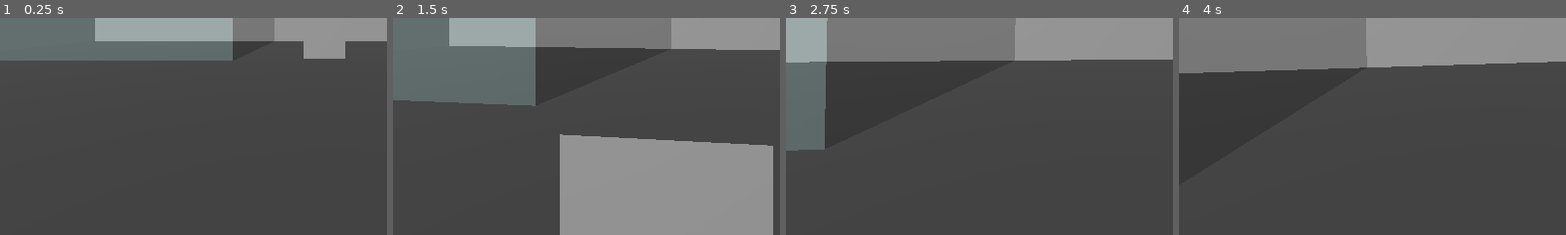
Above: before the commit, frames 1-4 (left to right).
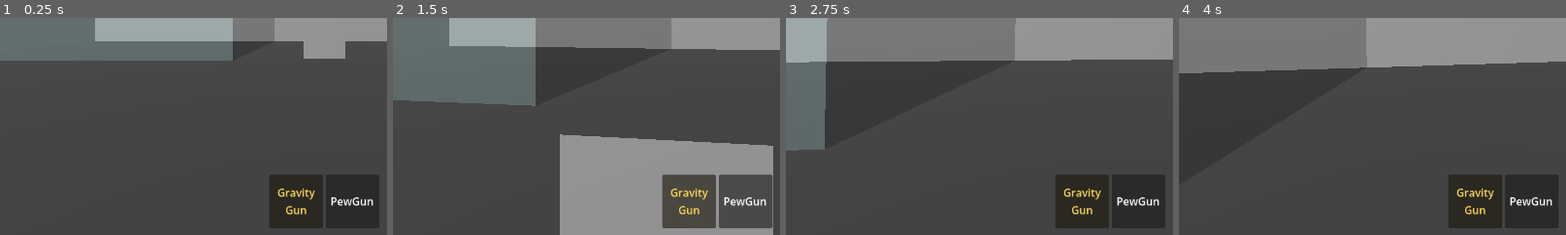
Above: after the commit, the same moments.

Repository: TheObtey/overhead-prototype
Game: Godot game, scene res://scenes/main/KorayTestRoom.tscn
The game is run twice, just before and just after one commit, with the same random seed, the same clock (stepped at 60 frames per second) and the same inputs.
Inputs (mouse positions are % of the whole screen's width and height, from its top left):
- Up to frame 1 (0.25 s): no input
- Up to frame 2 (1.5 s): move the mouse to (55, 50) at 0.52 s; hold W (move_forward) from 0.53 s (still down); tap E (interact) at 0.6 s; tap Space (jump) at 0.77 s; move the mouse to (45, 50) at 1.27 s; click (45, 50) at 1.35 s
- Up to frame 3 (2.75 s): keep holding W (move_forward); tap Space (jump) at 1.52 s; move the mouse to (52, 48) at 2.02 s; right-click (52, 48) at 2.1 s
- Up to frame 4 (4 s): keep holding W (move_forward); tap Enter at 2.75 s; move the mouse to (49, 52) at 2.77 s; tap E (interact) at 2.85 s; tap Space (jump) at 3.02, 3.77 s; move the mouse to (57, 51) at 3.52 s; click (57, 51) at 3.6 s
The pictures show only the part of the screen within x 8-58%, y 50-100%; the shares and areas given below are measured in that part.

The runs differ from the first frame. In frame 1, 6.7% of the frame differs, in the area x 69-98%, y 72-97%; in frame 2, 6.8%, in the area x 69-98%, y 71-97%; in frame 3, 6.7%; in frame 4, 6.7%.

Commit message:
[ADD] Hotbar to display inventory

Diff:
--- a/scenes/items/GravityGun.gd
+++ b/scenes/items/GravityGun.gd
@@ -3,6 +3,9 @@
 @export var iPickupDistance: float = 5.0
 
 var eHeldEntity: RigidBody3D
+
+func _ready() -> void:
+	sItemName = "Gravity Gun"
 
 func OnPrimaryAction() -> void:
 	if eHeldEntity:
--- a/scenes/player/PlayerBase.gd
+++ b/scenes/player/PlayerBase.gd
@@ -8,6 +8,7 @@
 @onready var oInteractComponent = $Components/InteractComponent
 @onready var oInventoryComponent = $Components/InventoryComponent
 @onready var oEquipmentComponent = $Components/EquipmentComponent
+@onready var oHotbarUI = $HotbarUI
 
 @export var oStarterItemScene: PackedScene
 
@@ -31,11 +32,13 @@
 	oInventoryComponent.AddItem(oGravityGun)
 	oEquipmentComponent.EquipItem(oGravityGun)
 
-	#if oStarterItemScene:
-		#var oStarterItem = oStarterItemScene.instantiate()
-		#add_child(oStarterItem)
-		#
-		#oInventoryComponent.AddItem(oStarterItem)
+	oHotbarUI.Setup(self, oInventoryComponent, oEquipmentComponent)
+
+	if oStarterItemScene:
+		var oStarterItem = oStarterItemScene.instantiate()
+		add_child(oStarterItem)
+
+		oInventoryComponent.AddItem(oStarterItem)
 		#oEquipmentComponent.EquipItem(oStarterItem)
 
 func _unhandled_input(oEvent: InputEvent) -> void:
--- a/scenes/player/PlayerBase.tscn
+++ b/scenes/player/PlayerBase.tscn
@@ -7,6 +7,8 @@
 [ext_resource type="Script" uid="uid://d0si14aljx0pv" path="res://scenes/player/components/InventoryComponent.gd" id="2_ab463"]
 [ext_resource type="Script" uid="uid://crt6tbji6aqyk" path="res://scenes/player/components/CameraComponent.gd" id="3_qeolr"]
 [ext_resource type="Script" uid="uid://d3f53tko8hfvb" path="res://scenes/player/components/EquipmentComponent.gd" id="6_5525k"]
+[ext_resource type="PackedScene" uid="uid://bva130iqyut2" path="res://scenes/ui/HotbarUI.tscn" id="8_qh3el"]
+[ext_resource type="PackedScene" uid="uid://kentnd7p8gla" path="res://scenes/ui/HotbarSlot.tscn" id="9_e2kkn"]
 
 [sub_resource type="CapsuleShape3D" id="CapsuleShape3D_qeolr"]
 
@@ -63,3 +65,6 @@
 theme_override_font_sizes/font_size = 48
 horizontal_alignment = 1
 vertical_alignment = 1
+
+[node name="HotbarUI" parent="." unique_id=836705610 instance=ExtResource("8_qh3el")]
+oHotbarSlotScene = ExtResource("9_e2kkn")
--- a/scenes/player/components/EquipmentComponent.gd
+++ b/scenes/player/components/EquipmentComponent.gd
@@ -1,4 +1,6 @@
 extends Node
+
+signal EquippedItemChanged
 
 var pPlayer: CharacterBody3D
 var oCurrentItem: ItemBase
@@ -16,12 +18,16 @@
 	oCurrentItem = oItem
 	oCurrentItem.OnEquip(pPlayer)
 
+	EquippedItemChanged.emit()
+
 func UnequipCurrentItem() -> void:
 	if not oCurrentItem:
 		return
 
 	oCurrentItem.OnUnequip()
 	oCurrentItem = null
+
+	EquippedItemChanged.emit()
 
 func GetCurrentItem() -> Node:
 	return oCurrentItem
--- a/scenes/player/components/InventoryComponent.gd
+++ b/scenes/player/components/InventoryComponent.gd
@@ -1,4 +1,6 @@
 extends Node
+
+signal InventoryChanged
 
 var pPlayer: CharacterBody3D
 var tItems: Array = []
@@ -13,6 +15,8 @@
 	tItems.append(oItem)
 	oItem.OnAdded(pPlayer)
 
+	InventoryChanged.emit()
+
 func RemoveItem(oItem: Node) -> void:
 	if not tItems.has(oItem):
 		return
@@ -20,5 +24,7 @@
 	tItems.erase(oItem)
 	oItem.OnRemove(pPlayer)
 
+	InventoryChanged.emit()
+
 func GetItems() -> Array:
 	return tItems
--- /dev/null
+++ b/scenes/ui/HotbarSlot.gd
@@ -0,0 +1,12 @@
+extends Panel
+
+@onready var oLabel: Label = $Label
+
+func SetItemName(sNewItemName: String) -> void:
+	oLabel.text = sNewItemName
+
+func SetSelected(bSelected: bool) -> void:
+	if bSelected:
+		modulate = Color(1.0, 0.85, 0.35, 1.0)
+	else:
+		modulate = Color(1.0, 1.0, 1.0, 1.0)
--- /dev/null
+++ b/scenes/ui/HotbarSlot.tscn
@@ -0,0 +1,20 @@
+[gd_scene format=3 uid="uid://kentnd7p8gla"]
+
+[ext_resource type="Script" uid="uid://cxipj5cvn5odg" path="res://scenes/ui/HotbarSlot.gd" id="1_c2eey"]
+
+[node name="HotbarSlot" type="Panel" unique_id=295213906]
+custom_minimum_size = Vector2(80, 80)
+anchors_preset = -1
+script = ExtResource("1_c2eey")
+
+[node name="Label" type="Label" parent="." unique_id=1852648998]
+layout_mode = 1
+anchors_preset = 15
+anchor_right = 1.0
+anchor_bottom = 1.0
+grow_horizontal = 2
+grow_vertical = 2
+text = "?"
+horizontal_alignment = 1
+vertical_alignment = 1
+autowrap_mode = 2
--- /dev/null
+++ b/scenes/ui/HotbarUI.gd
@@ -0,0 +1,45 @@
+extends CanvasLayer
+
+@export var oHotbarSlotScene: PackedScene
+
+@onready var oHBoxContainer: HBoxContainer = $MarginContainer/HBoxContainer
+
+var pPlayer: CharacterBody3D
+var oInventoryComponent: Node
+var oEquipmentComponent: Node
+
+func Setup(pNewPlayer: CharacterBody3D, oNewInventoryComponent: Node, oNewEquipmentComponent: Node) -> void:
+	pPlayer = pNewPlayer
+	oInventoryComponent = oNewInventoryComponent
+	oEquipmentComponent = oNewEquipmentComponent
+
+	if not oInventoryComponent.InventoryChanged.is_connected(_OnInventoryChanged):
+		oInventoryComponent.InventoryChanged.connect(_OnInventoryChanged)
+
+	if not oEquipmentComponent.EquippedItemChanged.is_connected(_OnEquippedItemChanged):
+		oEquipmentComponent.EquippedItemChanged.connect(_OnEquippedItemChanged)
+
+	Refresh()
+
+func _OnInventoryChanged() -> void:
+	Refresh()
+
+func _OnEquippedItemChanged() -> void:
+	Refresh()
+
+func Refresh() -> void:
+	if not oHotbarSlotScene:
+		return
+
+	for oChild in oHBoxContainer.get_children():
+		oChild.queue_free()
+
+	var tItems: Array = oInventoryComponent.GetItems()
+	var oCurrentItem: Node = oEquipmentComponent.GetCurrentItem()
+
+	for oItem in tItems:
+		var oSlot = oHotbarSlotScene.instantiate()
+		oHBoxContainer.add_child(oSlot)
+
+		oSlot.SetItemName(oItem.sItemName)
+		oSlot.SetSelected(oItem == oCurrentItem)
--- /dev/null
+++ b/scenes/ui/HotbarUI.tscn
@@ -0,0 +1,19 @@
+[gd_scene format=3 uid="uid://bva130iqyut2"]
+
+[ext_resource type="Script" uid="uid://c3vduhamhfa4p" path="res://scenes/ui/HotbarUI.gd" id="1_6og64"]
+
+[node name="HotbarUI" type="CanvasLayer" unique_id=836705610]
+script = ExtResource("1_6og64")
+
+[node name="MarginContainer" type="MarginContainer" parent="." unique_id=480953073]
+anchors_preset = 7
+anchor_left = 0.5
+anchor_top = 1.0
+anchor_right = 0.5
+anchor_bottom = 1.0
+grow_horizontal = 2
+grow_vertical = 0
+theme_override_constants/margin_bottom = 10
+
+[node name="HBoxContainer" type="HBoxContainer" parent="MarginContainer" unique_id=637920053]
+layout_mode = 2
Not shown, added: scenes/ui/HotbarSlot.gd.uid
Not shown, added: scenes/ui/HotbarUI.gd.uid
